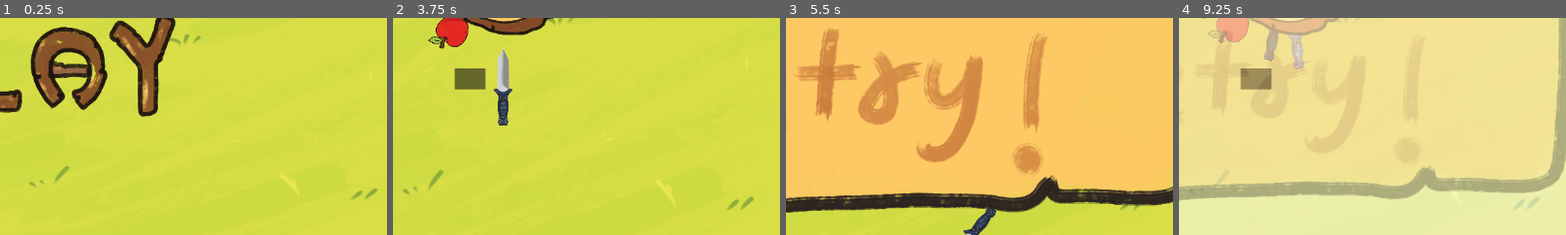
Above: before the commit, frames 1-4 (left to right).
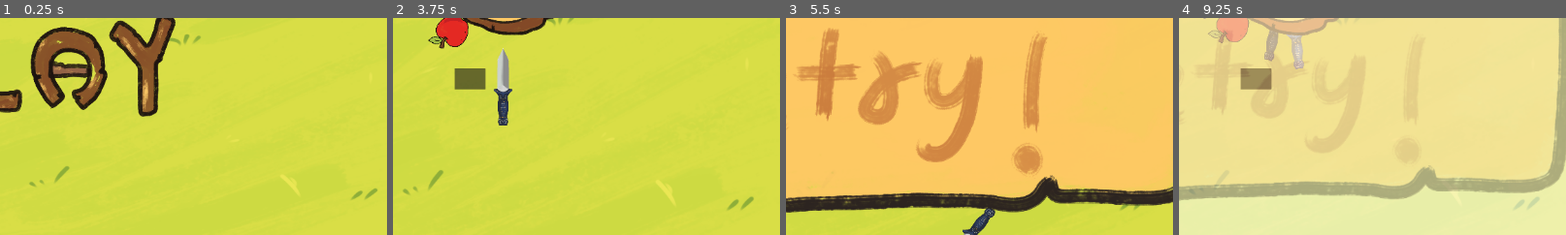
Above: after the commit, the same moments.

Repository: basic-bitch-foundation/Your_Turn
Game: Godot game, scene res://menu.tscn
Same seed, same stepped clock (60 frames per second), same inputs: the game is played once before the commit and once after it.
Inputs (mouse positions are % of the whole screen's width and height, from its top left):
- Up to frame 1 (0.25 s): no input
- Up to frame 2 (3.75 s): click (41, 69) at 0.5 s; tap Enter (ui_accept) at 1.25, 1.52, 2.27 s; move the mouse to (72, 45) at 1.27 s; hold Right 1.28-2.03 s; tap Alt at 1.35, 2.85 s; click (72, 45) at 1.42 s; move the mouse to (30, 55) at 2.02 s; hold Down 2.03-2.78 s; tap Shift at 2.1, 3.6 s; move the mouse to (60, 28) at 2.77 s; hold Right 2.78-3.53 s; move the mouse to (45, 70) at 3.52 s; hold Up from 3.53 s (still down); click (45, 70) at 3.67 s
- Up to frame 3 (5.5 s): tap Enter (ui_accept) at 3.77, 4.52 s; move the mouse to (80, 65) at 4.27 s; release Up at 4.28 s; hold Left 4.28-5 s; tap Alt at 4.35 s; click (46, 64) at 5 s
- Up to frame 4 (9.25 s): move the mouse to (20, 35) at 5.77 s; hold Left 5.78-6.53 s; tap Shift at 5.85, 7.35, 8.85 s; tap Enter (ui_accept) at 6.02, 7.52, 8.27, 9.02 s; move the mouse to (55, 50) at 6.52 s; hold Down 6.53-7.28 s; tap Alt at 6.6, 8.1 s; click (55, 50) at 6.67 s; move the mouse to (35, 25) at 7.27 s; hold Right 7.28-8.03 s; move the mouse to (72, 45) at 8.02 s; hold Up 8.03-8.78 s; move the mouse to (30, 55) at 8.77 s; hold Right from 8.78 s (still down); click (30, 55) at 8.92 s
The pictures show only the part of the screen within x 36-86%, y 50-100%; the shares and areas given below are measured in that part.

Frames 1-2 are identical in both runs. In frame 3, 0.2% of the frame differs, in the area x 45-55%, y 87-100%; in frame 4, less than 0.1%.

Commit message:
check desc.
-Added sfx with singleton script
-minute fixtures

Diff:
--- a/apple.gd
+++ b/apple.gd
@@ -4,72 +4,46 @@
 @onready var half_l = $half_l
 @onready var half_r = $half_r
 
-
 var been_cut = false
 
 var l_wpos = Vector2.ZERO
 var r_wpos = Vector2.ZERO
 var l_vel  = Vector2.ZERO
-
 var r_vel  = Vector2.ZERO
-
 var l_spin = 0.0
-
 var r_spin = 0.0
 var l_rot  = 0.0
-
 var r_rot  = 0.0
 
 var pull   = 1900.0
-
 var flying = false
-
-
-var cut_id = 0
 
 func _ready():
 	add_to_group("apple")
 	full.visible   = true
 	half_l.visible = false
-
 	half_r.visible = false
-
 
 func reset_apple():
 	been_cut = false
-
+	Snd.cut()
 	flying   = false
-
-	cut_id  += 1
 	full.visible   = true
-
 	half_l.visible = false
 	half_r.visible = false
-
 	half_l.position = Vector2.ZERO
-
 	half_r.position = Vector2.ZERO
-
 	var col = get_node_or_null("CollisionShape2D")
-
 	if col:
 		col.set_deferred("disabled", false)
 
 func do_cut(whl):
-
 	if been_cut:
 		return
+	been_cut = true
 
-	been_cut  = true
-	cut_id   += 1
-
-	var my_id = cut_id
-
-
-
-
+	# disable collision so knife doesn't interact with cut apple
 	var col = get_node_or_null("CollisionShape2D")
-
 	if col:
 		col.set_deferred("disabled", true)
 
@@ -78,74 +52,45 @@
 	half_r.visible = true
 
 	var to_apl  = global_position - whl.global_position
-
 	var tangent = Vector2(-to_apl.y, to_apl.x).normalized()
-
-
 	var tang_v  = tangent * whl.rot_spd * float(whl.dir) * 55.0
 
-
-
-
-
 	l_wpos = global_position + Vector2(-18.0, 0.0)
-
 	r_wpos = global_position + Vector2( 18.0, 0.0)
-
-
 
 	l_vel  = tang_v + Vector2(-280.0, -80.0)
 	r_vel  = tang_v + Vector2( 280.0, -80.0)
-
 	l_spin = -3.5
-
-
 	r_spin =  3.5
 	l_rot  = 0.0
-
 	r_rot  = 0.0
 
 	flying = true
 
+	# after animation, just HIDE — never queue_free
+	# the node stays alive so reset_apple can bring it back
 	await get_tree().create_timer(1.8).timeout
-
-
-
-	if is_instance_valid(self) and cut_id == my_id:
-		queue_free()
-
-
+	if is_instance_valid(self) and been_cut:
+		flying  = false
+		visible = false
 
 func _process(delta):
-
-
 	if not flying:
 		return
 
 	l_vel.y += pull * delta
 	r_vel.y += pull * delta
 	l_vel   *= pow(0.995, delta)
-
 	r_vel   *= pow(0.995, delta)
-
-
 	l_spin  *= pow(0.97,  delta)
-
 	r_spin  *= pow(0.97,  delta)
 
 	l_wpos  += l_vel * delta
 	r_wpos  += r_vel * delta
-
-
-
 	l_rot   += l_spin * delta
-
-
 	r_rot   += r_spin * delta
 
 	half_l.global_position = l_wpos
-
-
 	half_r.global_position = r_wpos
 	half_l.global_rotation = l_rot
 	half_r.global_rotation = r_rot
--- a/knife.gd
+++ b/knife.gd
@@ -1,46 +1,28 @@
 extends Area2D
 
 signal stuck
-
 signal hit_other
-
 signal fired
-
 signal apple_hit
-
-
 signal missed
 
 var spd     = 800.0 * 6 * 2 * 1.6
-
 var going   = false
-
 var log_node
-
 var rad     = 210.0
-
 var ready_to_fire_ref = null
 
 var bouncing      = false
 var vel           = Vector2.ZERO
-
 var spin          = 0.0
-
 var pull          = 900.0
 var damping       = 0.97
-
 var hit_something = false
 
 const log_r   = 210.0
 const miss_y  = -200.0
-
-
-
-
 const apl_arc = 0.25
-
 const knf_arc = 0.15
-
 
 @onready var body = $body
 
@@ -49,154 +31,115 @@
 
 func spawn_anim():
 	scale    = Vector2(1, 0)
-
 	modulate = Color(2.5, 2.5, 2.5, 1)
 	var t = create_tween()
 	t.tween_property(self, "scale",    Vector2(1, 1),     0.2) \
-
-
 		.set_trans(Tween.TRANS_EXPO).set_ease(Tween.EASE_OUT)
-
 	t.tween_property(self, "modulate", Color(1, 1, 1, 1), 0.1)
 
-
 func _unhandled_input(ev):
-
 	if going or bouncing:
-
 		return
 	if ready_to_fire_ref != null and not ready_to_fire_ref.call():
-
 		return
 	var tapped = false
-
 	if ev.is_action_pressed("ui_accept"):            tapped = true
 	if ev is InputEventMouseButton and ev.pressed:   tapped = true
-
 	if ev is InputEventScreenTouch   and ev.pressed: tapped = true
 	if tapped:
 		going = true
+		Snd.fire()
 		fired.emit()
-
 
 func _process(delta):
 	if going:
+		# save position BEFORE moving — needed for correct approach direction
+		var old_g = global_position
+
 		global_position.y -= spd * delta
 
-
-
 		var dist = global_position.distance_to(log_node.global_position)
-
 		if dist <= log_r:
-			arrive_at_log()
-
+			# pass old_g so arrive_at_log knows which side we came from
+			# without this, fast knives overshoot center and clamp to wrong side
+			arrive_at_log(old_g)
 			return
 
-		# flew past everything
-		if global_position.y < miss_y:
+		if global_position.y < miss_y and not hit_something:
 			going = false
-
 			set_process(false)
-
 			set_process_unhandled_input(false)
-
 			missed.emit()
 		return
 
 	if bouncing:
 		vel.y    += pull * delta
 		vel      *= pow(damping, delta)
-
 		spin     *= pow(0.93, delta)
-
-
 		position += vel * delta
 		rotation += spin * delta
 
-
-
-func arrive_at_log():
-
-	var from_ctr = global_position - log_node.global_position
-
-
+func arrive_at_log(old_g: Vector2):
+	# use PRE-MOVE position to get the true approach direction
+	# if we used current global_position, an overshooting knife would
+	# compute the wrong direction (pointing up instead of down)
+	# and clamp to the top of the log instead of the bottom
+	var from_ctr = old_g - log_node.global_position
 	if from_ctr.length() < 0.001:
-
 		from_ctr = Vector2.DOWN
 	var cdir = from_ctr.normalized()
 
+	# snap to log surface on the correct side
 	global_position = log_node.global_position + cdir * log_r
-
 
 	var cang = cdir.angle()
 
-
+	# 1. stuck knife at this angle → clash
 	for ch in log_node.get_children():
 		if ch == self:
 			continue
-
 		if ch.is_in_group("apple"):
-
 			continue
 		if not ch.has_method("wobble"):
 			continue
-
 		var kdir = (ch.global_position - log_node.global_position).normalized()
-
-
 		var diff = wrapf(cang - kdir.angle(), -PI, PI)
 		if abs(diff) < knf_arc:
-
 			do_clash(ch)
 			return
 
-
+	# 2. apple at this angle → cut
 	for ch in log_node.get_children():
 		if not ch.is_in_group("apple"):
-
-
 			continue
 		if not ch.visible:
-
 			continue
-
 		if ch.been_cut:
 			continue
 		var adir = (ch.global_position - log_node.global_position).normalized()
 		var diff = wrapf(cang - adir.angle(), -PI, PI)
-
 		if abs(diff) < apl_arc:
-
-
 			ch.do_cut(log_node)
 			hit_something = true
-
+			Snd.cut()
 			apple_hit.emit()
 			break
 
-
-
-
-
+	# 3. stick
 	hit_something = true
-
 	stick()
-
 
 func stick():
 	going = false
 	set_process_unhandled_input(false)
 	set_process(false)
-
 	var gtip = global_position
-
 	reparent(log_node, true)
-
 	var loc  = log_node.to_local(gtip)
-
+	if loc.length() < 0.001:
+		loc = Vector2.DOWN * rad
 	position = loc.normalized() * rad
 	scale    = Vector2(1, 1)
-
 	z_index  = -1
 	log_node.on_hit()
 	stuck.emit()
@@ -206,54 +149,41 @@
 	set_process_unhandled_input(false)
 	hit_something = true
 
+	Snd.strike()
+
 	var norm = (global_position - other.global_position).normalized()
 	if norm.length() < 0.001:
 		norm = Vector2.UP
 
 	var incoming  = Vector2(0, -spd)
 	var reflected = incoming - 2.0 * incoming.dot(norm) * norm
-
 	var impact    = clamp(abs(incoming.normalized().dot(norm)), 0.0, 1.0)
 
-
 	var bstr = lerp(0.08, 0.18, impact)
-
 	vel = reflected * bstr
 	if vel.y < 0:
-
 		vel.y = abs(vel.y) * 0.5
 
 	var side = sign(global_position.x - other.global_position.x)
-
 	if side == 0:
 		side = 1
-
 	vel.x   += side * lerp(60.0, 160.0, impact)
-
 	spin     = -side * lerp(1.5, 4.0, impact)
-
 	bouncing = true
 
 	hit_other.emit()
 
-
 	if other.has_method("wobble"):
-
 		other.wobble()
 
-
 	await get_tree().create_timer(3.0).timeout
-
 	if is_instance_valid(self):
 		queue_free()
 
 func wobble():
 	var orig = rotation
 	var t = create_tween()
-
 	t.tween_property(self, "rotation", orig + deg_to_rad(randf_range(-8, 8)), 0.06) \
-
 		.set_trans(Tween.TRANS_SINE)
 	t.tween_property(self, "rotation", orig, 0.3) \
-
 		.set_trans(Tween.TRANS_ELASTIC).set_ease(Tween.EASE_OUT)
--- a/main.gd
+++ b/main.gd
@@ -148,6 +148,7 @@
 	_show_lose_pop()
 
 func _show_lose_pop():
+	Snd.lose()
 	clash_pop.scale    = Vector2(0.5, 0.5)
 
 	clash_pop.modulate = Color(1, 1, 1, 0)
@@ -234,6 +235,7 @@
 
 
 	prog.set_lvl(prog.lvl)
+	Snd.lvl()
 	state   = gst.play
 	spawn()
 	await get_tree().create_timer(0.6).timeout
--- a/progression.gd
+++ b/progression.gd
@@ -32,15 +32,12 @@
 	hits += 1
 	if hits < tgts[lvl - 1]:
 		return
-
 	lvl  += 1
 	hits  = 0
 	if lvl > 5:
 		if main_ref:
 			main_ref.show_win()
 		return
-
-
 	if main_ref:
 		main_ref.round_clear()
 
--- a/project.godot
+++ b/project.godot
@@ -15,6 +15,10 @@
 config/features=PackedStringArray("4.5", "GL Compatibility")
 config/icon="res://icon.svg"
 
+[autoload]
+
+Snd="*res://snd.gd"
+
 [editor_plugins]
 
 enabled=PackedStringArray("res://addons/godot_super-wakatime/plugin.cfg")
--- /dev/null
+++ b/snd.gd
@@ -0,0 +1,32 @@
+extends Node
+
+var s_fire   = preload("res://sounds/fire.wav")
+
+var s_cut    = preload("res://sounds/slice.mp3")
+var s_strike = preload("res://sounds/knife_strike.wav")
+
+var s_lose   = preload("res://sounds/lose.wav")
+
+var s_lvl    = preload("res://sounds/level change.wav")
+
+func _play(clip):
+
+	var p = AudioStreamPlayer.new()
+
+	p.stream = clip
+	p.bus = "Master"
+
+
+	add_child(p)
+	p.play()
+	p.finished.connect(func(): p.queue_free())
+
+
+func fire():   _play(s_fire)
+func cut():    _play(s_cut)
+
+func strike(): _play(s_strike)
+
+
+func lose():   _play(s_lose)
+func lvl():    _play(s_lvl)
Binary file removed: images/ChatGPT Image May 5, 2026, 11_15_29 PM.png
Not shown, removed: images/ChatGPT Image May 5, 2026, 11_15_29 PM.png.import
Not shown, added: snd.gd.uid
Not shown, added: sounds/fire.wav.import
Not shown, removed: sounds/freesound_community-bush-cut-103503.mp3.import
Not shown, removed: sounds/jerryblessed-slicing-avocado-and-spooning-out-pit-540342 (2).mp3.import
Not shown, added: sounds/knife_strike.wav.import
Not shown, added: sounds/level change.wav.import
Not shown, added: sounds/lose.wav.import
Not shown, added: sounds/slice.mp3.import
Not shown, added: sounds/fire.wav
Not shown, removed: sounds/jerryblessed-slicing-avocado-and-spooning-out-pit-540342 (2).mp3
(and 4 more such lines)
